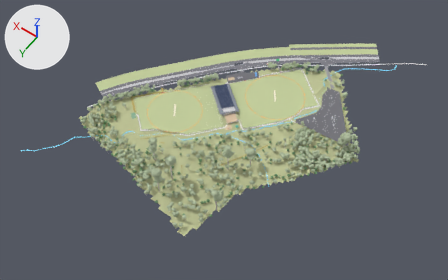
The glTF model KHFR_stage4_summer.glb, before and after one commit.
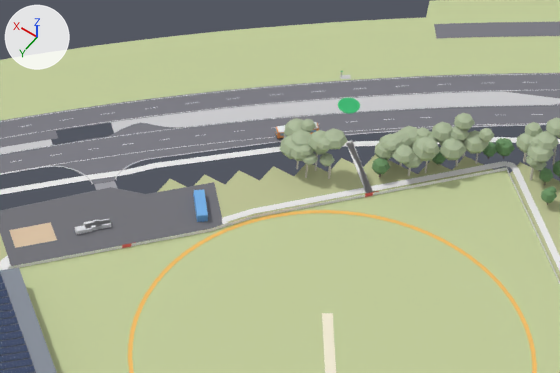
The first picture shows the older version from a camera (50 mm lens) standing at (-408.0, 542.0, 860.0) and looking at (-10.0, -15.0, -15.0). The close-ups show the older and then the newer version on the part from 51% to 69% of the width and 16% to 35% of the height of that picture. Only the edits that show in the close-ups are written down. Every picture has the same lights, and +X, +Y and +Z are marked at upper left.

In view in the first close-up: 'Bush planting zones (euc_can)', 'C1 boundary rope', 'E2 car park (retained)', 'Median (separated)', 'Path to E2', 'Pavilion roof (skillion)', 'Reserve terrain', 'Road reserve (far verge)', 'Swansea Rd NE-bound (surveyed both edges)', 'Swansea Rd SW-bound (2 lanes, smooth)', 'fence_S_straight wall', 'field S flatgrass' and 27 more.
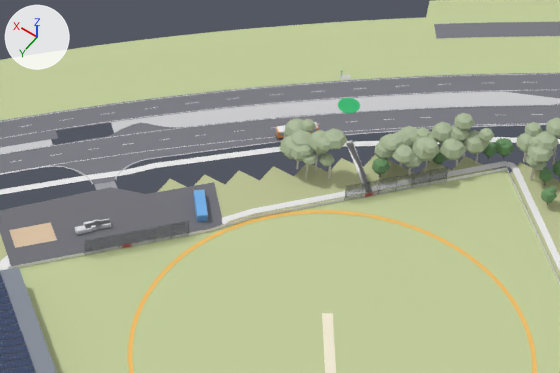
Pixel boxes (x1, y1, x2, y2) of what changed, in the close-ups (560 x 373 px):
'P2 ball-stop net 6 m (SE)', added: after (85, 221, 189, 255)
'P1 ball-stop net 6 m (SE)', added: after (345, 167, 448, 201)

The change, as a diff of the scene's bpy script:
```diff
--- a/KHFR_stage4_summer.glb.py
+++ b/KHFR_stage4_summer.glb.py
@@ mat_bnet @@
+mat_bnet = principled_material('bnet')
+mat_bnet.base_color = (0.12, 0.13, 0.15)  # dark grey #61656c
+mat_bnet.roughness = 0.85
+mat_bnet.alpha = 0.3
@@ me_p2_ball_stop_net_6_m__se @@
+me_p2_ball_stop_net_6_m__se.from_pydata([(31.5, -147.3, 6.0), (41.2, -135.8, 6.0), (21.9, -158.8, 6.0), (21.8, -158.8, 6.0), (41.1, -135.8, 6.0), (41.2, -135.8, 0.0), (21.9, -158.8, 0.0), (21.8, -158.8, 0.0), (41.1, -135.8, 0.0)], [], [(0, 1, 2), (0, 2, 3), (0, 3, 4), (0, 4, 1), (5, 6, 1), (6, 2, 1), (6, 7, 2), (7, 3, 2), (7, 8, 3), (8, 4, 3), (8, 5, 4), (5, 1, 4)])
+me_p2_ball_stop_net_6_m__se.materials.append(mat_bnet)  # dark grey #61656c
@@ me_p1_ball_stop_net_6_m__se @@
+me_p1_ball_stop_net_6_m__se.from_pydata([(-15.9, -207.0, 6.0), (-6.3, -195.5, 6.0), (-25.6, -218.5, 6.0), (-25.6, -218.4, 6.0), (-6.3, -195.4, 6.0), (-6.3, -195.5, 0.0), (-25.6, -218.5, 0.0), (-25.6, -218.4, 0.0), (-6.3, -195.4, 0.0)], [], [(0, 1, 2), (0, 2, 3), (0, 3, 4), (0, 4, 1), (5, 6, 1), (6, 2, 1), (6, 7, 2), (7, 3, 2), (7, 8, 3), (8, 4, 3), (8, 5, 4), (5, 1, 4)])
+me_p1_ball_stop_net_6_m__se.materials.append(mat_bnet)  # dark grey #61656c
@@ ob_p2_ball_stop_net_6_m__se @@
+ob_p2_ball_stop_net_6_m__se = bpy.data.objects.new('P2 ball-stop net 6 m (SE)', me_p2_ball_stop_net_6_m__se)
+ob_p2_ball_stop_net_6_m__se.location = (0.0, 0.0, 0.0)
@@ ob_p1_ball_stop_net_6_m__se @@
+ob_p1_ball_stop_net_6_m__se = bpy.data.objects.new('P1 ball-stop net 6 m (SE)', me_p1_ball_stop_net_6_m__se)
+ob_p1_ball_stop_net_6_m__se.location = (0.0, 0.0, 0.0)
```
